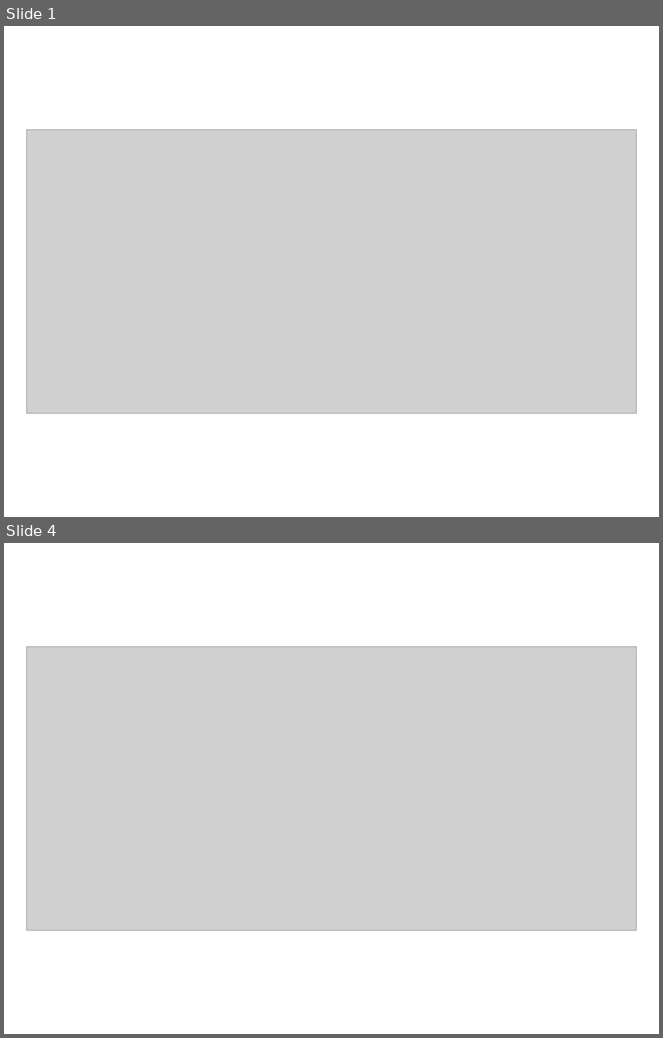
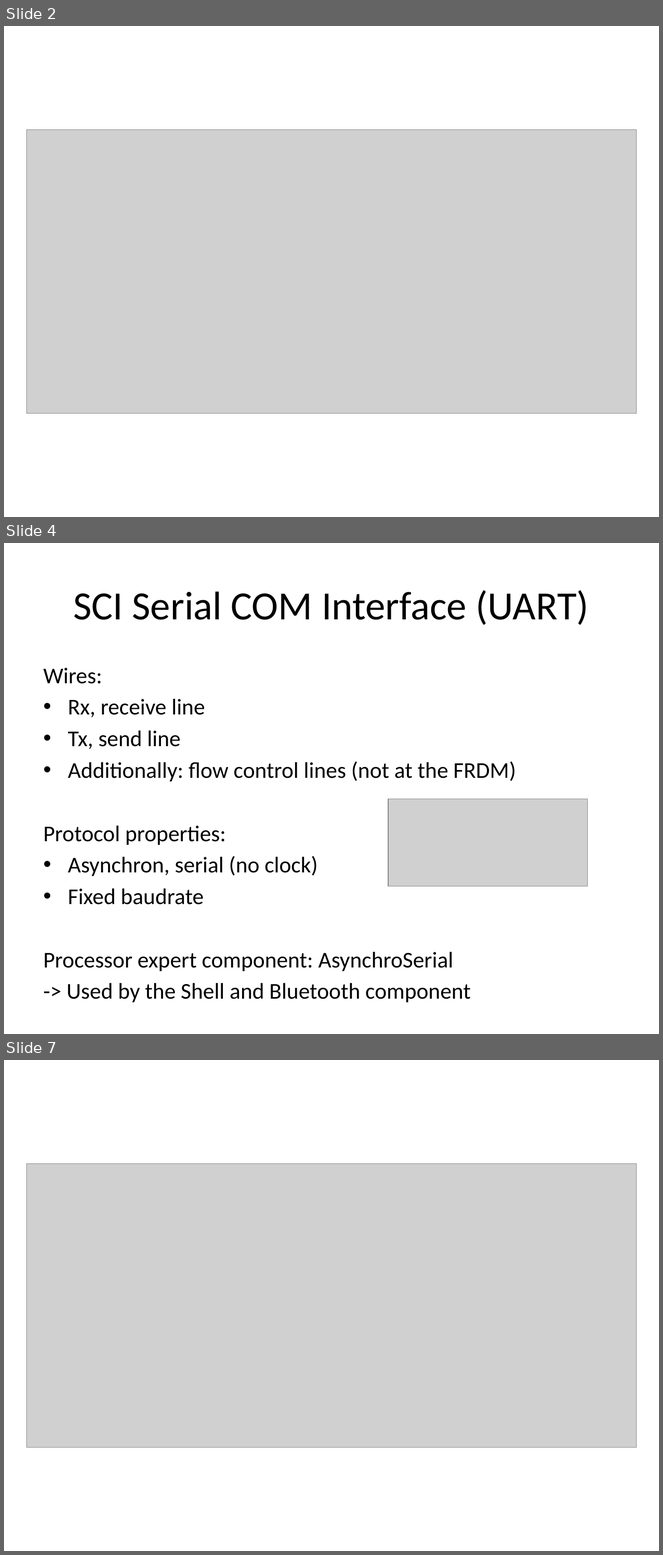
Before and after one commit to tgwalker1/TeamBrand, a slide deck: Recap/Recap_SW8_Andyteil.pptx. Shown one above the other, each under a label of ours: slides 1 and 4 before the commit, slides 2, 4 and 7 after it; the slides between them are not shown. The pictures are 663x1038 and 663x1555 pixels, drawn with LibreOffice and Linux fonts; fonts in the diff are those of the drawing; grey boxes stand for pictures. Boxes give left, top, right and bottom in pixels: in the first picture for what was removed or moved away, otherwise in the second. Text is boxed around its words. In the diff, an @@ line names an element or a change of style, - is before the commit and + after.

```diff
--- a/Recap/Recap_SW8_Andyteil.pptx
+++ b/Recap/Recap_SW8_Andyteil.pptx
@@ slide 4 added at [4,543,659,1034], background #FFFFFF @@
@@ title added at [74,590,589,625], 44 pt, text #000000 @@
+SCI Serial COM Interface (UART)
@@ text added at [44,668,516,1003], 24.8 pt, text #000000 @@
+Wires:
+• Rx, receive line
+• Tx, send line
+• Additionally: flow control lines (not at the FRDM)
+Protocol properties:
+• Asynchron, serial (no clock)
+• Fixed baudrate
+Processor expert component: AsynchroSerial
+-> Used by the Shell and Bluetooth component
@@ picture added at [389,799,588,886] @@
@@ what was slide 1 is now slide 2 @@
@@ what was slide 4 is now slide 7 @@
```
Also in this commit, not shown: 6 other slides added, 1 other file.
